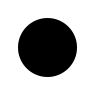
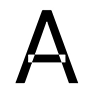
Comparing the layer stacks of the two 94×94 images. Changes:
added layer "A2" above "Ellipse 1" over [15, 9, 79, 84]
